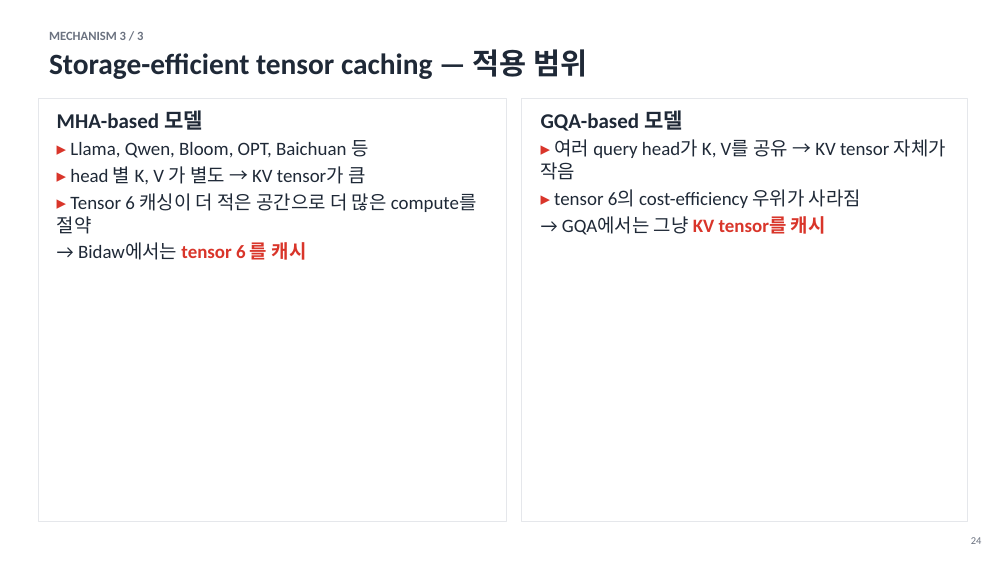
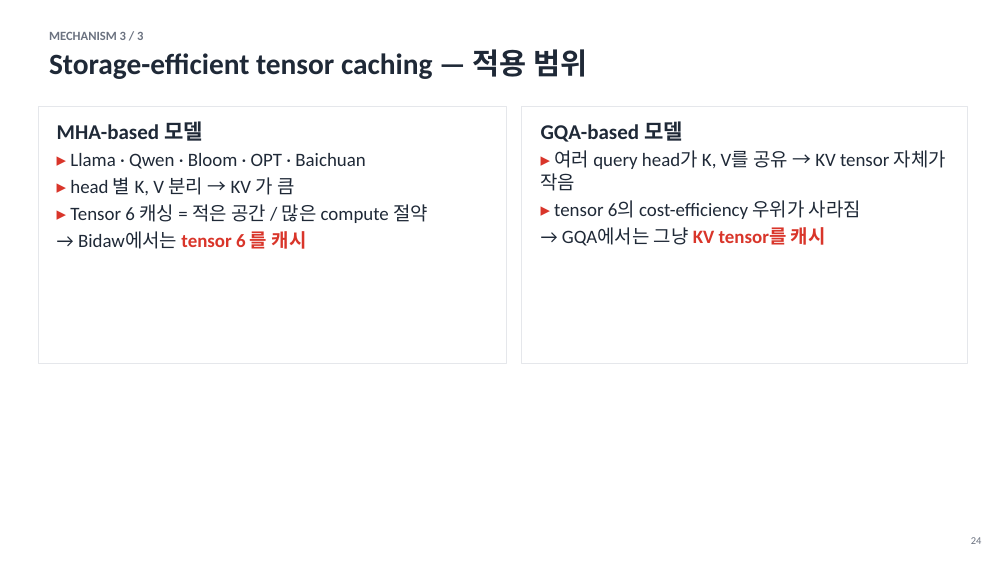
Before and after one commit to Daejun/bidaw, a slide deck: slide 24 of Bidaw_seminar.pptx. Drawn at 1008x567 pixels with LibreOffice and Linux fonts; fonts in the diff are those of the drawing. Boxes give left, top, right and bottom in pixels: in the first picture for what was removed or moved away, otherwise in the second. Text is boxed around its words. In the diff, an @@ line names an element or a change of style, - is before the commit and + after.

Commit message:
Self-review pass: fix layout, overlap, and dead space
After eyeballing the rendered deck slide-by-slide, several layout
issues surfaced. Changes:

- Slide 4: shrink left-bullet column 6.4″ → 6.0″ so it stops bleeding
  into the right-side schematic box
- Slide 8: replace 1.6″ tinted callout panel (which held a single
  sentence) with a slim one-line teaser
- Slide 11: rearrange figures 7 + 8 from stacked vertically (which left
  the right half empty) to side-by-side across the top, with the body
  on the bottom row
- Slides 13, 17, 24: shrink the two-column callout panels from 5.6″
  height to ~3.4–4.0″ so they actually match their content
- Slide 21: stretch the 5-step list from 0.85″ row pitch to 1.05″, with
  larger circled numerals — fills the slide instead of bottom-loading
- Slides 9, 10, 23, 24: tighten Korean copy on widow-prone bullets

```diff
--- a/Bidaw_seminar.pptx
+++ b/Bidaw_seminar.pptx
@@ rectangle: place and size @@
-rectangle at [38,98,507,522]
+rectangle at [38,106,507,363]
@@ text "MHA-based 모델": place and size @@
-text "MHA-based 모델" at [57,110,477,264]
+text "MHA-based 모델" at [57,121,428,253]
@@ rectangle: place and size @@
-rectangle at [522,98,968,522]
+rectangle at [522,106,968,363]
@@ text "GQA-based 모델": place and size @@
-text "GQA-based 모델" at [541,110,946,235]
+text "GQA-based 모델" at [541,121,946,246]
@@ text at [70,153,428,223]: text changed @@
-▸ Llama, Qwen, Bloom, OPT, Baichuan 등
-▸ head 별 K, V 가 별도 → KV tensor가 큼
-▸ Tensor 6 캐싱이 더 적은 공간으로 더 많은 compute를 절약
+▸ Llama · Qwen · Bloom · OPT · Baichuan
+▸ head 별 K, V 분리 → KV 가 큼
+▸ Tensor 6 캐싱 = 적은 공간 / 많은 compute 절약
```
Also in this commit, not shown: 9 other slides changed, 2 other files.
